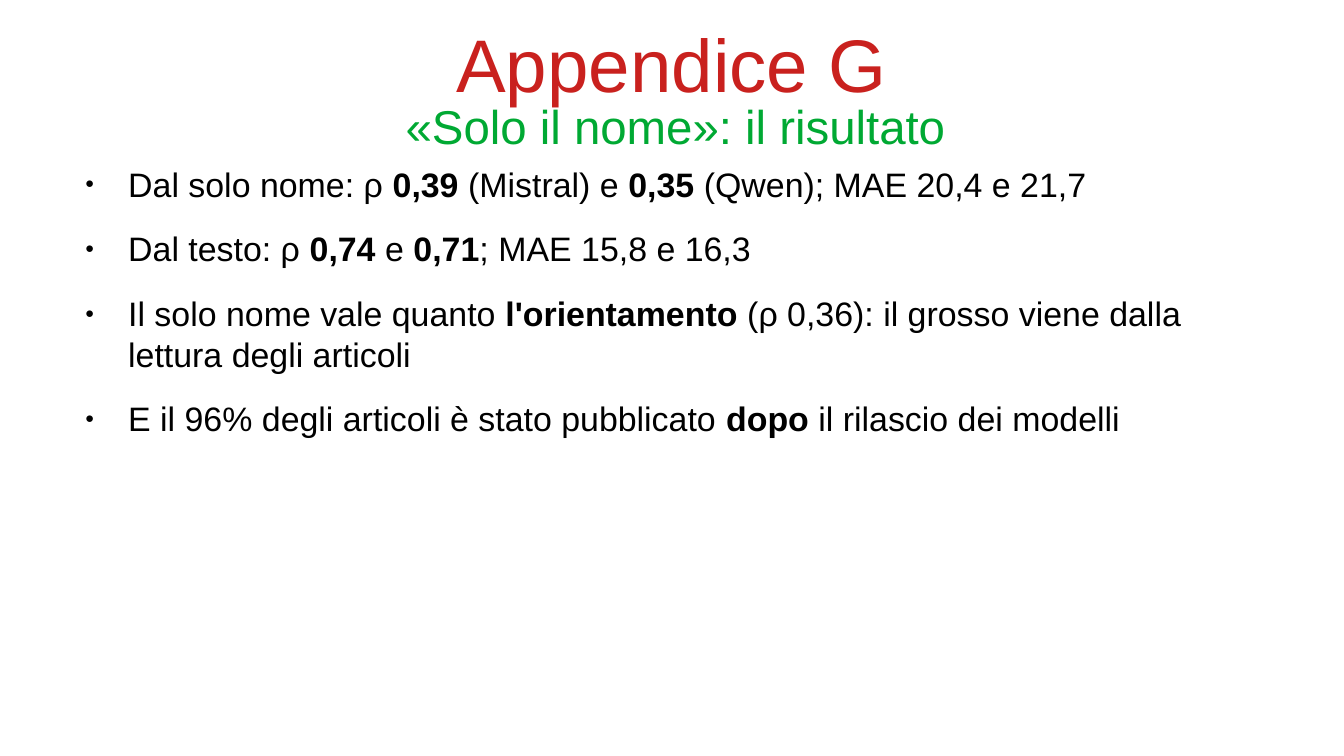
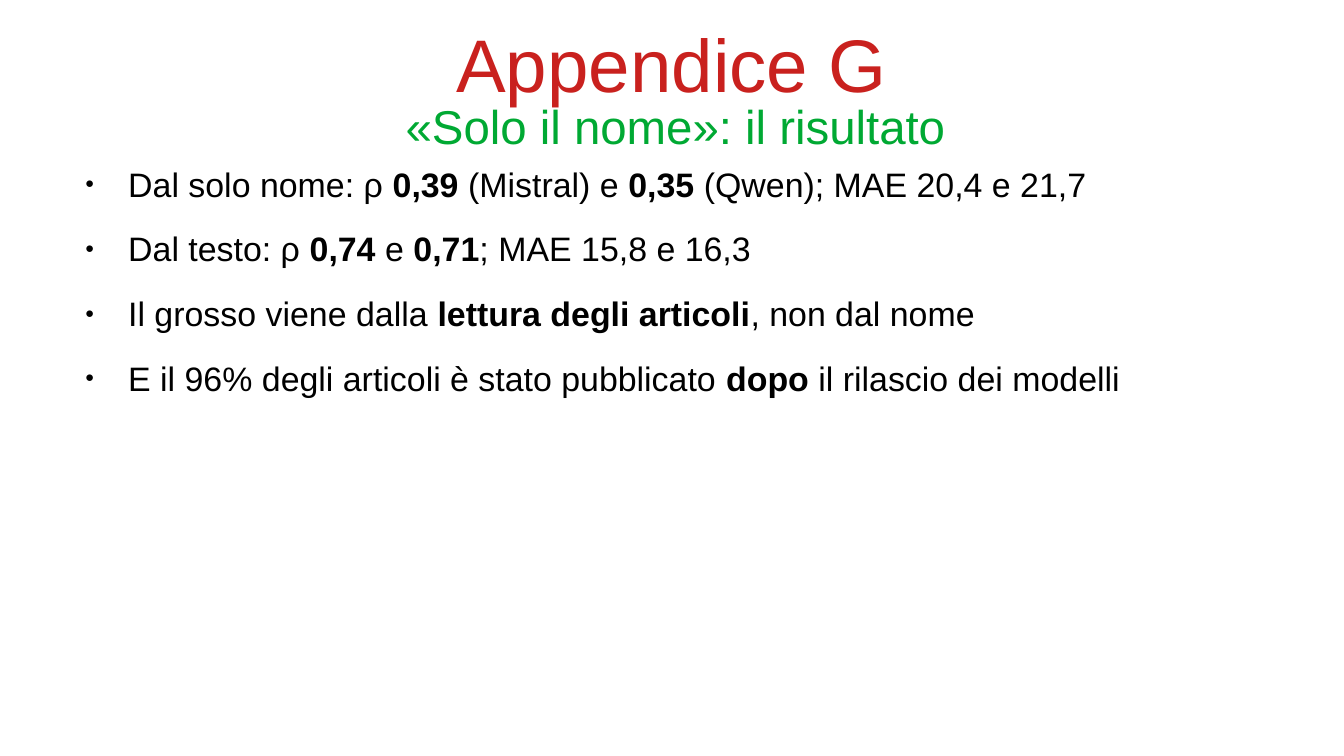
Before and after one commit to bianchi-john/PublisherClassification, a slide deck: slide 36 of Presentazioni/Paper rivista/PaperRivista.odp (slide 41 before the commit). Drawn at 1344x756 pixels with LibreOffice and Linux fonts; fonts in the diff are those of the drawing. Boxes give left, top, right and bottom in pixels: in the first picture for what was removed or moved away, otherwise in the second. Text is boxed around its words. In the diff, an @@ line names an element or a change of style, - is before the commit and + after.

```diff
--- a/Presentazioni/Paper rivista/PaperRivista.odp
+++ b/Presentazioni/Paper rivista/PaperRivista.odp
@@ text at bbox=[128, 301, 975, 333]: text changed @@
-● Il solo nome vale quanto l'orientamento (ρ 0,36): il grosso viene dalla lettura degli articoli
+● Il grosso viene dalla lettura degli articoli, non dal nome
```
Also in this commit, not shown: 13 other slides changed, 4 slides added, 6 slides removed, 29 other files.
